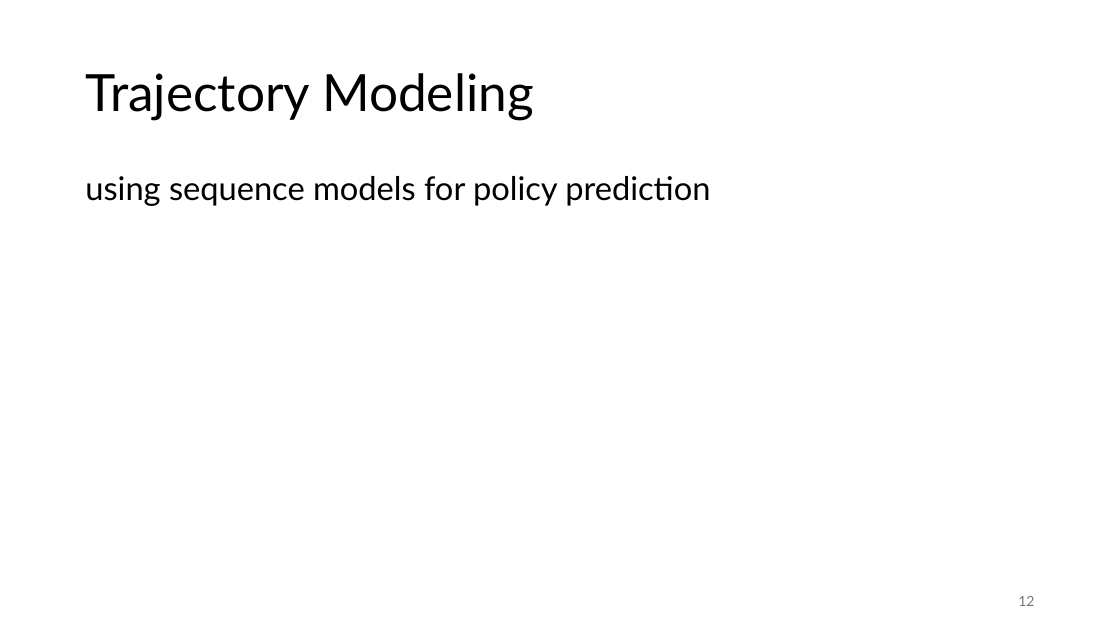
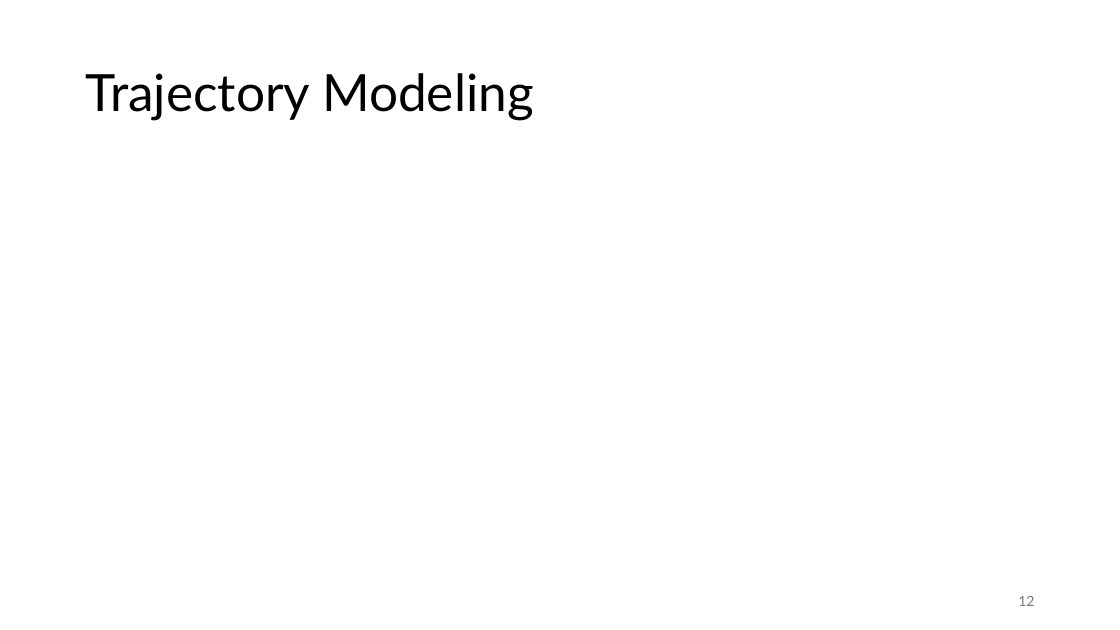
Before and after one commit to FelixWick/reinforcement_learning, a slide deck: slide 12 of slides/5_advanced.pptx. Drawn at 1120x630 pixels with LibreOffice and Linux fonts; fonts in the diff are those of the drawing; grey boxes stand for pictures. Boxes give left, top, right and bottom in pixels: in the first picture for what was removed or moved away, otherwise in the second. Text is boxed around its words. In the diff, an @@ line names an element or a change of style, - is before the commit and + after.

```diff
--- a/slides/5_advanced.pptx
+++ b/slides/5_advanced.pptx
@@ text removed at bbox=[85, 176, 710, 206] @@
-using sequence models for policy prediction
```
Also in this commit, not shown: 11 other slides changed, 1 slide removed, 1 other file.
